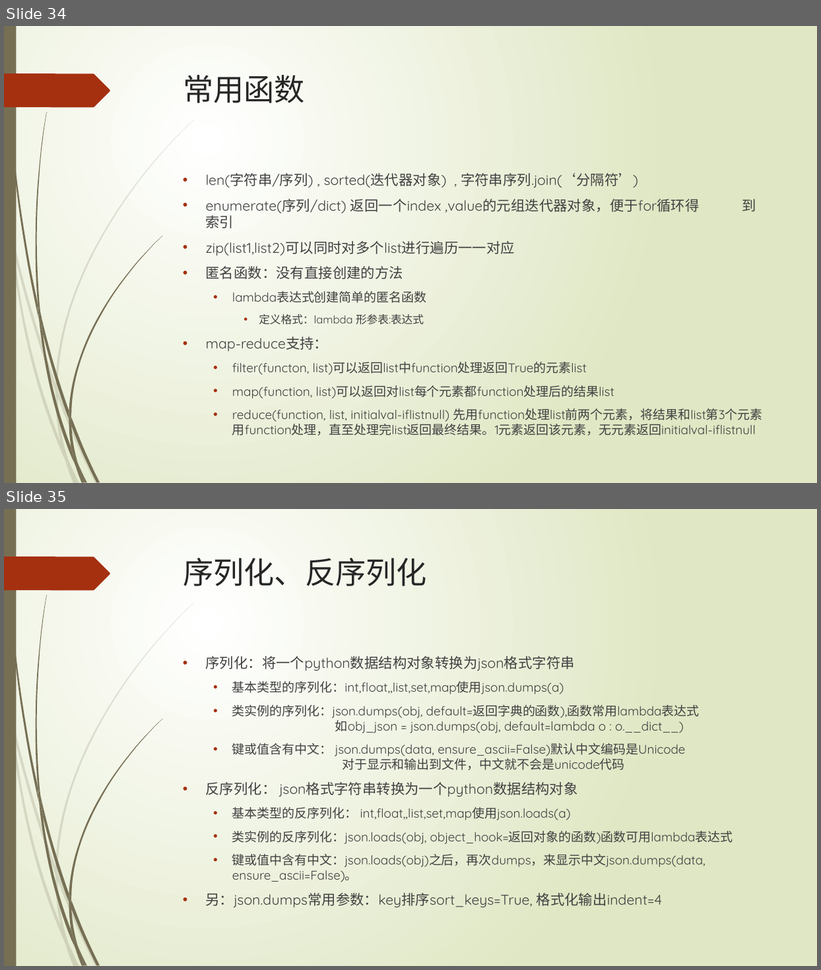
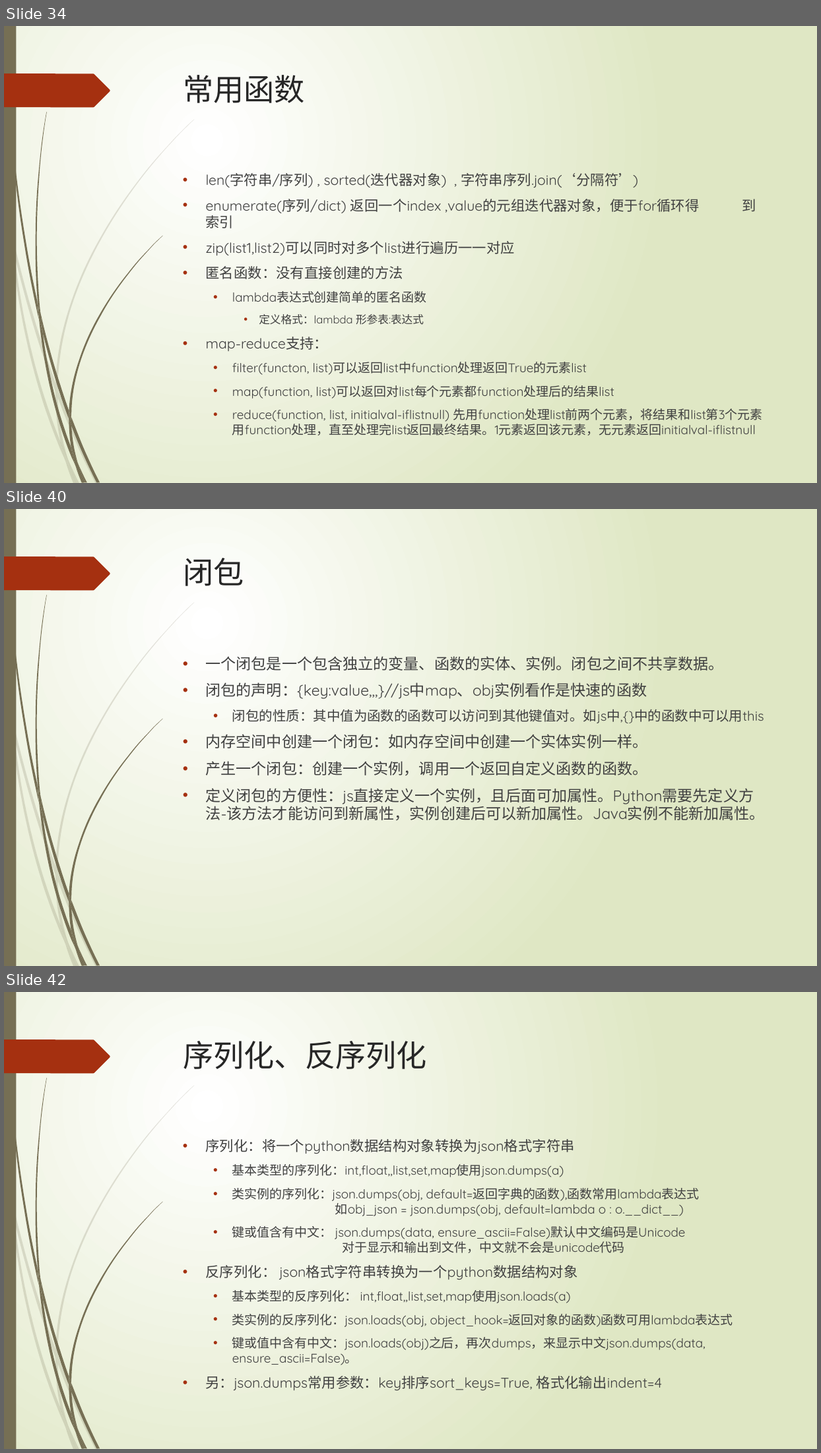
Before and after one commit to lspgithublxh/document, a slide deck: 编程语言/python/Python基础入门知识分享.pptx. Shown one above the other, each under a label of ours: slides 34 and 35 before the commit, slides 34, 40 and 42 after it; the slides between them are not shown. The pictures are 821x970 and 821x1453 pixels, drawn with LibreOffice and Linux fonts; fonts in the diff are those of the drawing. Boxes give left, top, right and bottom in pixels: in the first picture for what was removed or moved away, otherwise in the second. Text is boxed around its words. In the diff, an @@ line names an element or a change of style, - is before the commit and + after.

Commit message:
update, 闭包全解

```diff
--- a/编程语言/python/Python基础入门知识分享.pptx
+++ b/编程语言/python/Python基础入门知识分享.pptx
@@ slide 40 added at (4,509,817,966), background gradient #FFFFFF to #DFE8C4; not listed: 24 template elements that a slide beside it also shows @@
@@ title added at (183,558,244,586), 36 pt, text #262626 @@
+闭包
@@ text added at (206,654,765,821), 18 pt, text #404040 @@
+• 一个闭包是一个包含独立的变量、函数的实体、实例。闭包之间不共享数据。
+• 闭包的声明：{key:value,,,}//js中map、obj实例看作是快速的函数
+  • 闭包的性质：其中值为函数的函数可以访问到其他键值对。如js中,{}中的函数中可以用this
+• 内存空间中创建一个闭包：如内存空间中创建一个实体实例一样。
+• 产生一个闭包：创建一个实例，调用一个返回自定义函数的函数。
+• 定义闭包的方便性：js直接定义一个实例，且后面可加属性。Python需要先定义方法-该方法才能访问到新属性，实例创建后可以新加属性。Java实例不能新加属性。
@@ what was slide 35 is now slide 42 @@
```
Also in this commit, not shown: 6 other slides added.
